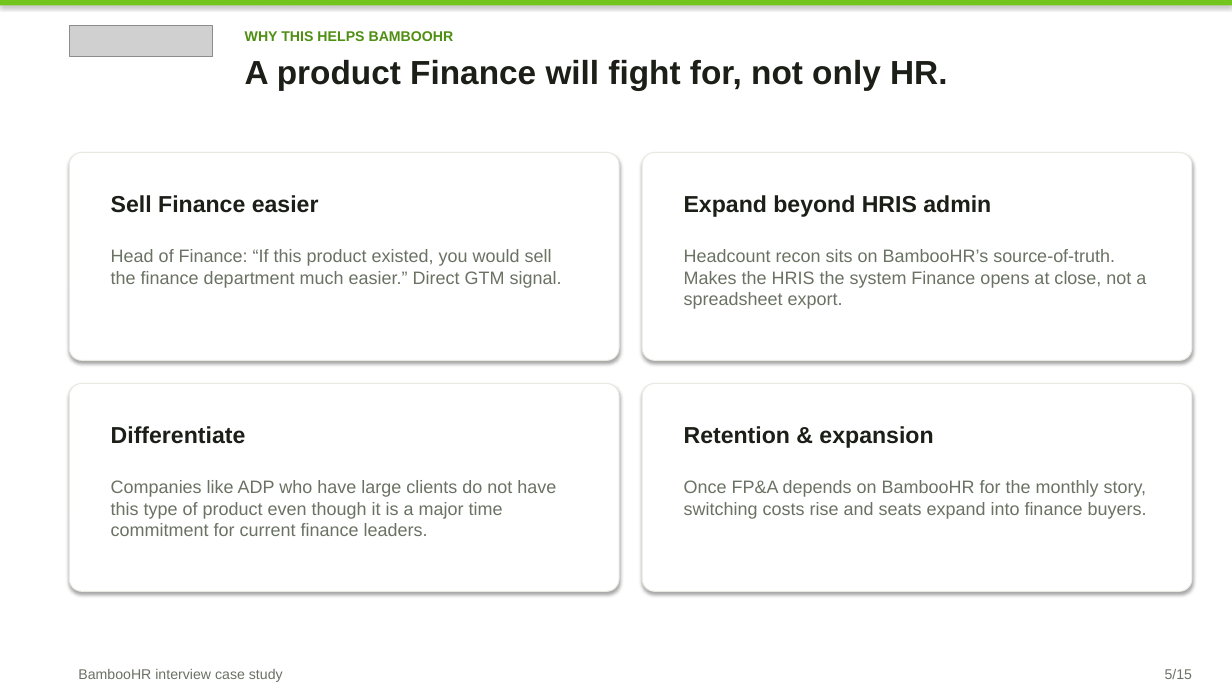
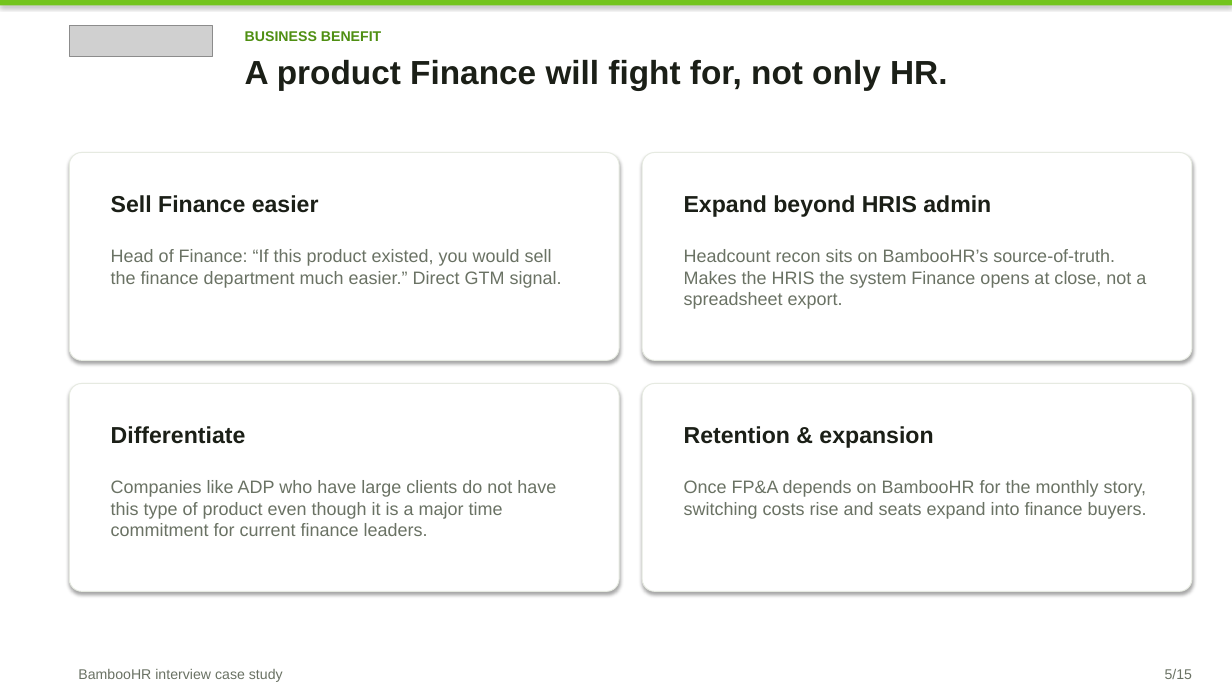
Before and after one commit to Brigdawg/Headcount-Reconciliation, a slide deck: slide 5 of deck/Headcount_Control_Tower_Case_Study.pptx. Drawn at 1232x693 pixels with LibreOffice and Linux fonts; fonts in the diff are those of the drawing; grey boxes stand for pictures. Boxes give left, top, right and bottom in pixels: in the first picture for what was removed or moved away, otherwise in the second. Text is boxed around its words. In the diff, an @@ line names an element or a change of style, - is before the commit and + after.

Commit message:
Simplify the Hypotheses slide to one clear green benefit per hypothesis.

```diff
--- a/deck/Headcount_Control_Tower_Case_Study.pptx
+++ b/deck/Headcount_Control_Tower_Case_Study.pptx
@@ text at [245, 31, 381, 41]: text changed @@
-WHY THIS HELPS BAMBOOHR
+BUSINESS BENEFIT
```
Also in this commit, not shown: 9 other slides changed.
